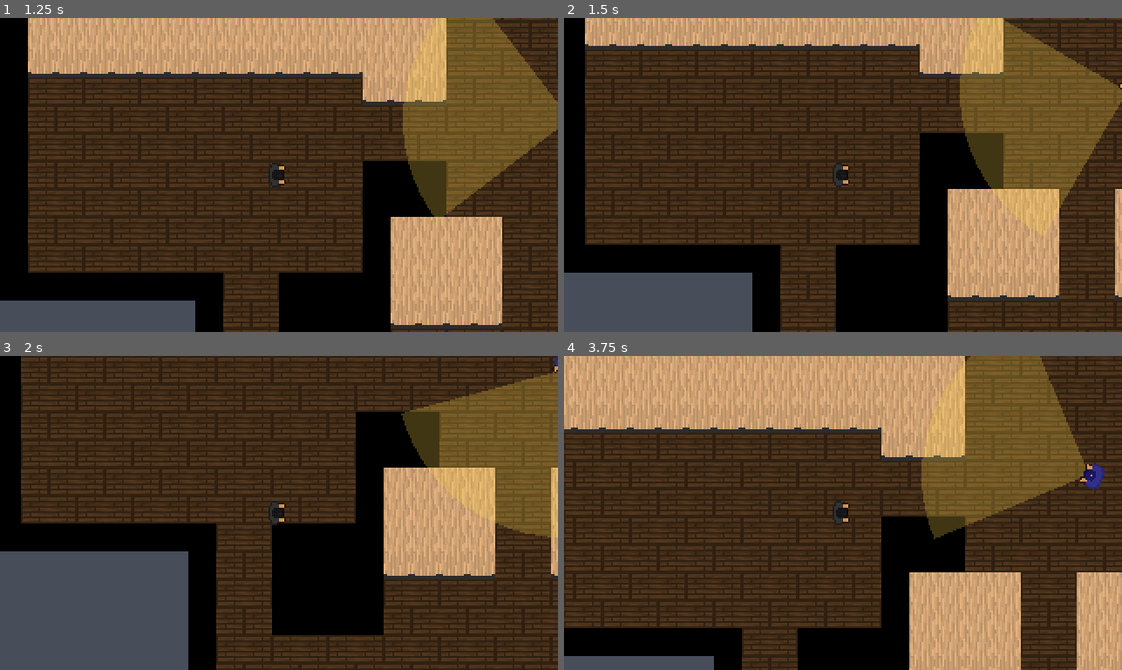
Above: before the commit, frames 1-4 (two rows, left to right).
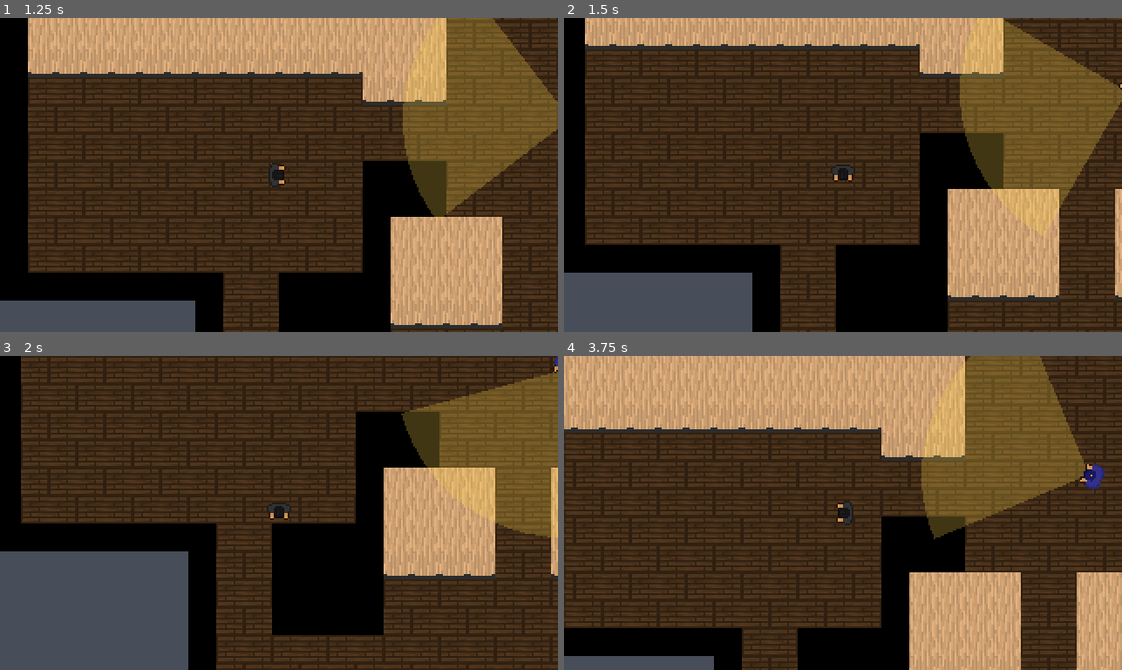
Above: after the commit, the same moments.

Repository: Louiwoah/Stealth_Game
Game: Godot game, scene res://scenes/basic_scene.tscn
The game is run twice, just before and just after one commit, with the same random seed, the same clock (stepped at 60 frames per second) and the same inputs.
Inputs:
- Up to frame 1 (1.25 s): hold D (move_right) from 0.53 s (still down)
- Up to frame 2 (1.5 s): release D (move_right) at 1.28 s; hold S (move_down) from 1.28 s (still down)
- Up to frame 3 (2 s): keep holding S (move_down)
- Up to frame 4 (3.75 s): release S (move_down) at 2.03 s; hold D (move_right) 2.03-2.78 s; hold W (move_up) 2.78-3.53 s; hold A (move_left) from 3.53 s (still down)

Frame 1 is identical in both runs. In frame 2, 0.1% of the frame differs, in the area x 47-53%, y 46-54%; in frame 3, 0.1%; in frame 4, 0.2%, in the area x 48-52%, y 46-54%.

Commit message:
added player rotation, also made the guard look around longer after a chase

Diff:
--- a/scripts/guard.gd
+++ b/scripts/guard.gd
@@ -19,7 +19,7 @@
 @export var chase_speed: float = 90.0
 @export var suspicion_time: float = 1.0     #time that the player needs to be seen for to initiate chase
 @export var give_up_time: float = 2.0       #seconds unseen before a suspicious guard goes back to patrol
-@export var search_time: float = 4.0        #time spent searching before going back on patrol
+@export var search_time: float = 8.0        #time spent searching before going back on patrol
 
 var state: State = State.PATROL
 var state_timer: float = 0.0     # time spent in the current state
--- a/scripts/player.gd
+++ b/scripts/player.gd
@@ -2,7 +2,10 @@
 
 @export var speed: float = 80.0
 
-func _physics_process(_delta: float) -> void:
+@export var turn_speed_degrees: float = 720.0
+@onready var sprite: Sprite2D = $Sprite2D
+
+func _physics_process(delta: float) -> void:
 	var direction := Vector2(
 		Input.get_axis("move_left", "move_right"),
 		Input.get_axis("move_up", "move_down")
@@ -14,3 +17,8 @@
 
 	velocity = direction * speed
 	move_and_slide()
+
+	if direction != Vector2.ZERO:
+		var target_angle := direction.angle()
+		var max_step := deg_to_rad(turn_speed_degrees) * delta
+		sprite.rotation += clampf(angle_difference(sprite.rotation, target_angle), -max_step, max_step)
